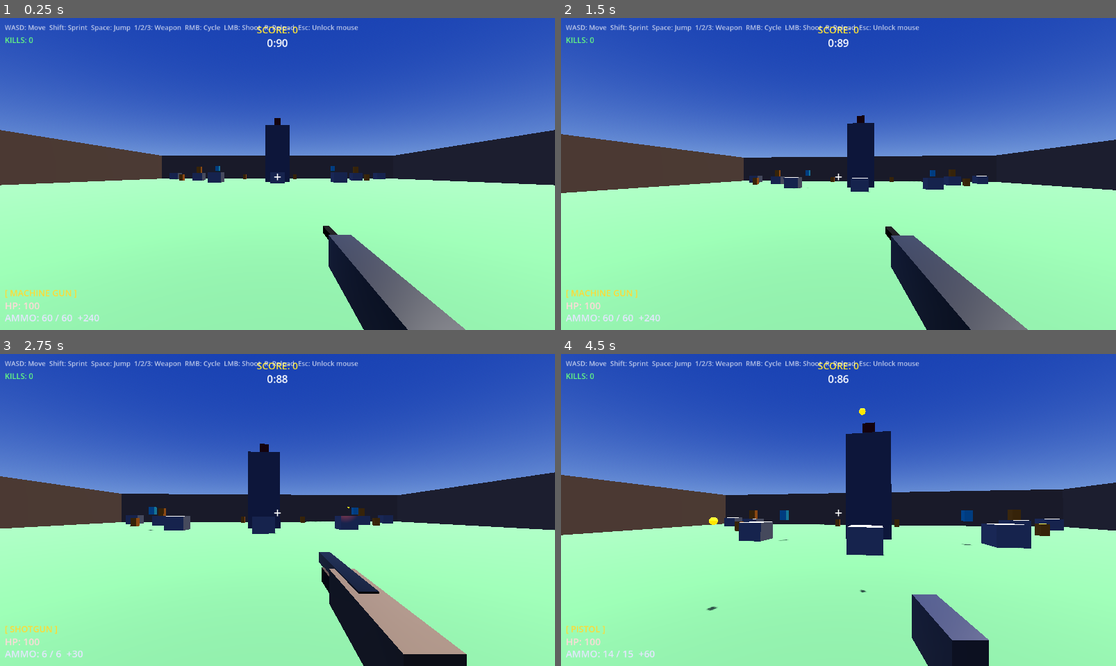
Above: before the commit, frames 1-4 (two rows, left to right).
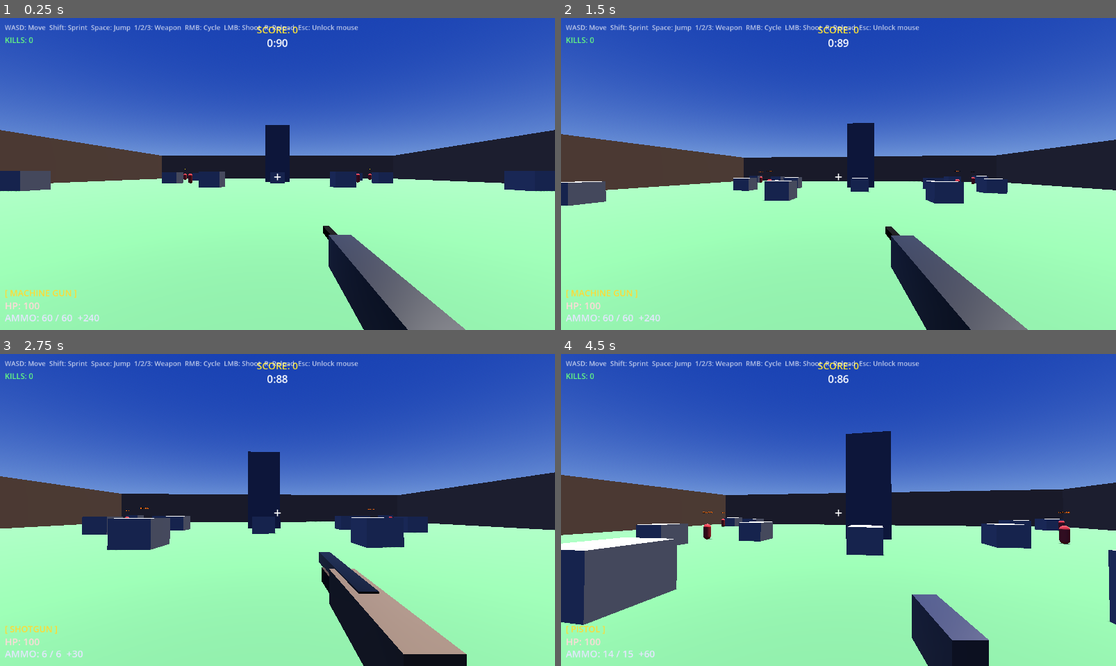
Above: after the commit, the same moments.

Repository: kukasaut0/godot-shooter
Game: Godot game, scene res://world.tscn
Same seed, same stepped clock (60 frames per second), same inputs: the game is played once before the commit and once after it.
Inputs (mouse positions are in pixels of both pictures, inside the frame that each line leads up to):
- Up to frame 1 (0.25 s): no input
- Up to frame 2 (1.5 s): tap Enter at 0.5 s; move the mouse to (866, 174) at 0.52 s; hold W from 0.53 s (still down); tap 1 at 0.6 s; click (866, 174) at 0.67 s; tap Space at 0.77 s; move the mouse to (810, 174) at 1.27 s; tap 2 at 1.35 s
- Up to frame 3 (2.75 s): keep holding W; tap Space at 1.52 s; move the mouse to (288, 503) at 2.02 s; tap 3 at 2.1 s
- Up to frame 4 (4.5 s): keep holding W; move the mouse to (832, 516) at 2.77 s; tap R at 2.85 s; click (832, 516) at 2.92 s; tap Space at 3.02, 3.77 s; move the mouse to (877, 513) at 3.52 s; hold Shift 3.53-4.28 s; move the mouse to (794, 506) at 4.27 s; tap 1 at 4.35 s

The runs differ from the first frame. In frame 1, 1.8% of the frame differs, in the area x 0-100%, y 32-56%; in frame 2, 1.9%; in frame 3, 2.6%; in frame 4, 6.3%, in the area x 0-100%, y 17-87%.

Commit message:
Refactor enemies into dedicated scene, expand cover blocks
- Extract enemy logic into enemy.gd + enemy.tscn (instanced scene)
- Replace Target1-10 inline nodes with Enemy1-5 instances in world.tscn
- Strip target.gd back to bare extends (logic moved to enemy.gd)
- Add player group membership in player._ready()
- Add 6 new cover blocks (Cover_H through Cover_M) to the arena

Co-Authored-By: Claude Sonnet 4.6 <noreply@anthropic.com>

Diff:
--- /dev/null
+++ b/enemy.gd
@@ -0,0 +1,272 @@
+extends CharacterBody3D
+
+enum State { HIDING, SPOTTED, SEEKING_COVER, IN_COVER }
+
+const SPOTTED_DURATION    := 0.7    # seconds of "!" before running
+const VIS_CHECK_INTERVAL  := 0.12   # LOS check rate (seconds)
+const MOVE_SPEED          := 4.5
+const COVER_REVAL_INTERVAL := 0.6   # how often to re-score cover candidates
+
+# Cover sampling: RINGS × SAMPLES_PER_RING candidate positions tested each search
+const COVER_RINGS         := 3
+const COVER_SAMPLES       := 16
+const COVER_MIN_RADIUS    := 2.5
+const COVER_MAX_RADIUS    := 12.0
+# How much we penalise candidates that are still close to the player
+const COVER_AWAY_WEIGHT   := 0.4
+
+var health     := 100
+var mesh_height := 1.7   # used by weapon_system for headshot detection
+
+var state           := State.HIDING
+var _spotted_timer  := 0.0
+var _vis_timer      := 0.0
+var _cover_timer    := 0.0
+var _cover_target   := Vector3.ZERO
+var _cover_found    := false
+
+var _player : CharacterBody3D
+var _camera : Camera3D
+var _label  : Label3D
+var _mesh   : MeshInstance3D
+var _base_mat : StandardMaterial3D
+var _flash_timer := 0.0
+const FLASH_DURATION := 0.15
+
+
+func _ready() -> void:
+	add_to_group("enemy")
+	_player = get_tree().get_first_node_in_group("player") as CharacterBody3D
+	if not _player:
+		push_warning("Enemy: could not find player node in group 'player'")
+		return
+	_camera = _player.get_node("Camera3D") as Camera3D
+
+	_mesh = get_node("MeshInstance3D") as MeshInstance3D
+	_base_mat = _mesh.get_active_material(0).duplicate() as StandardMaterial3D
+	_mesh.set_surface_override_material(0, _base_mat)
+
+	_label = Label3D.new()
+	_label.position      = Vector3(0, 2.1, 0)
+	_label.billboard     = BaseMaterial3D.BILLBOARD_ENABLED
+	_label.font_size     = 28
+	_label.outline_size  = 8
+	_label.outline_modulate = Color.BLACK
+	add_child(_label)
+	_update_label()
+
+
+func _physics_process(delta: float) -> void:
+	if not _player:
+		return
+
+	# Throttle timers
+	_vis_timer   += delta
+	_cover_timer += delta
+	var do_vis   := _vis_timer   >= VIS_CHECK_INTERVAL
+	var do_cover := _cover_timer >= COVER_REVAL_INTERVAL
+	if do_vis:   _vis_timer   = 0.0
+	if do_cover: _cover_timer = 0.0
+
+	# Gravity
+	if not is_on_floor():
+		velocity += get_gravity() * delta
+
+	match state:
+		State.HIDING:
+			velocity.x = 0.0
+			velocity.z = 0.0
+			if do_vis and _is_visible_to_player():
+				_enter_spotted()
+
+		State.SPOTTED:
+			velocity.x = 0.0
+			velocity.z = 0.0
+			_spotted_timer -= delta
+			if _spotted_timer <= 0.0:
+				_enter_seeking_cover()
+
+		State.SEEKING_COVER:
+			# Periodically re-evaluate the best cover spot
+			if do_cover:
+				_cover_found = _find_cover_position()
+
+			if _cover_found:
+				_move_toward(_cover_target, delta)
+			else:
+				# No cover found yet — back away from player while searching
+				_flee_from_player(delta)
+
+			# Check if we are now hidden
+			if do_vis and not _is_visible_to_player():
+				_enter_in_cover()
+
+		State.IN_COVER:
+			velocity.x = 0.0
+			velocity.z = 0.0
+			if do_vis and _is_visible_to_player():
+				_enter_spotted()
+
+	move_and_slide()
+
+	if _flash_timer > 0.0:
+		_flash_timer -= delta
+		if _flash_timer <= 0.0:
+			_base_mat.albedo_color = Color(0.85, 0.2, 0.2)
+
+
+# ── State transitions ──────────────────────────────────────────────────────────
+
+func _enter_spotted() -> void:
+	state          = State.SPOTTED
+	_spotted_timer = SPOTTED_DURATION
+	_update_label()
+
+
+func _enter_seeking_cover() -> void:
+	state        = State.SEEKING_COVER
+	_cover_found = false
+	_cover_timer = COVER_REVAL_INTERVAL  # trigger search immediately next frame
+	_update_label()
+
+
+func _enter_in_cover() -> void:
+	state = State.IN_COVER
+	velocity.x = 0.0
+	velocity.z = 0.0
+	_update_label()
+
+
+# ── Cover search ───────────────────────────────────────────────────────────────
+#
+# Samples candidate positions in rings around the enemy.  A candidate is valid
+# cover if a ray from that position (at head height) to the player is blocked by
+# world geometry.  Among valid candidates the one with the best score wins:
+#
+#   score = candidate_dist_from_player * COVER_AWAY_WEIGHT
+#           - candidate_dist_from_enemy          (penalise long walks)
+#
+# This naturally steers the enemy away from the player and behind obstacles.
+
+func _find_cover_position() -> bool:
+	var space      := get_world_3d().direct_space_state
+	var player_eye := _player.global_position + Vector3(0.0, 0.9, 0.0)
+	var my_pos     := global_position
+
+	var best_score  := -INF
+	var best_pos    := Vector3.ZERO
+	var found       := false
+
+	for ring in range(COVER_RINGS):
+		var t      : float = float(ring) / max(COVER_RINGS - 1, 1)
+		var radius := lerpf(COVER_MIN_RADIUS, COVER_MAX_RADIUS, t)
+
+		for i in range(COVER_SAMPLES):
+			var angle     := TAU * i / COVER_SAMPLES
+			var candidate := my_pos + Vector3(cos(angle) * radius, 0.0, sin(angle) * radius)
+
+			# Keep candidate on the floor surface by dropping it slightly
+			var ray_down := PhysicsRayQueryParameters3D.create(
+				candidate + Vector3(0.0, 2.0, 0.0),
+				candidate + Vector3(0.0, -4.0, 0.0)
+			)
+			ray_down.exclude = [self]
+			var floor_hit := space.intersect_ray(ray_down)
+			if floor_hit.is_empty():
+				continue  # no floor under this sample, skip
+			candidate.y = floor_hit.position.y
+
+			# Test LOS: candidate head → player eye
+			var head := candidate + Vector3(0.0, 0.9, 0.0)
+			var los   := PhysicsRayQueryParameters3D.create(head, player_eye)
+			los.exclude = [self, _player]
+			var hit := space.intersect_ray(los)
+
+			if hit.is_empty():
+				continue  # player can see that spot — not cover
+
+			# Score: reward distance from player, penalise distance from self
+			var dist_to_player := candidate.distance_to(_player.global_position)
+			var dist_to_self   := candidate.distance_to(my_pos)
+			var score          := dist_to_player * COVER_AWAY_WEIGHT - dist_to_self
+
+			if score > best_score:
+				best_score = score
+				best_pos   = candidate
+				found      = true
+
+	if found:
+		_cover_target = best_pos
+	return found
+
+
+# ── Movement helpers ───────────────────────────────────────────────────────────
+
+func _move_toward(target: Vector3, _delta: float) -> void:
+	var diff := target - global_position
+	diff.y   = 0.0
+	if diff.length_squared() < 0.25:  # close enough — stop drifting
+		velocity.x = 0.0
+		velocity.z = 0.0
+		return
+	var dir  := diff.normalized()
+	velocity.x = dir.x * MOVE_SPEED
+	velocity.z = dir.z * MOVE_SPEED
+
+
+func _flee_from_player(_delta: float) -> void:
+	var away := (global_position - _player.global_position)
+	away.y   = 0.0
+	if away.length_squared() < 0.001:
+		return
+	var dir  := away.normalized()
+	velocity.x = dir.x * MOVE_SPEED
+	velocity.z = dir.z * MOVE_SPEED
+
+
+# ── Visibility check ───────────────────────────────────────────────────────────
+
+func _is_visible_to_player() -> bool:
+	var head := global_position + Vector3(0.0, 0.9, 0.0)
+	if not _camera.is_position_in_frustum(head):
+		return false
+	var space := get_world_3d().direct_space_state
+	var query := PhysicsRayQueryParameters3D.create(head, _camera.global_position)
+	query.exclude = [self]
+	var result := space.intersect_ray(query)
+	return result.is_empty() or result.collider == _player
+
+
+# ── HUD label ──────────────────────────────────────────────────────────────────
+
+func _update_label() -> void:
+	match state:
+		State.HIDING:
+			_label.text     = "HIDING"
+			_label.modulate = Color(0.6, 0.7, 1.0)
+			_label.font_size = 28
+		State.SPOTTED:
+			_label.text     = "!"
+			_label.modulate = Color(1.0, 0.9, 0.1)
+			_label.font_size = 52
+		State.SEEKING_COVER:
+			_label.text     = "SEEKING COVER"
+			_label.modulate = Color(1.0, 0.45, 0.1)
+			_label.font_size = 28
+		State.IN_COVER:
+			_label.text     = "IN COVER"
+			_label.modulate = Color(0.2, 1.0, 0.35)
+			_label.font_size = 28
+
+
+func take_damage(amount: int, _is_headshot: bool = false) -> bool:
+	health -= amount
+	_base_mat.albedo_color = Color(1.0, 1.0, 1.0)
+	_flash_timer = FLASH_DURATION
+	if health <= 0:
+		queue_free()
+		return true
+	# Getting hit always triggers ! → seek cover (unless already doing so)
+	if state == State.HIDING or state == State.IN_COVER:
+		_enter_spotted()
+	return false
--- /dev/null
+++ b/enemy.tscn
@@ -0,0 +1,26 @@
+[gd_scene format=3 uid="uid://fps001enemy"]
+
+[ext_resource type="Script" uid="uid://fps001enemysc" path="res://enemy.gd" id="1_enemy"]
+
+[sub_resource type="CapsuleShape3D" id="CapsuleShape3D_enemy"]
+radius = 0.35
+height = 1.7
+
+[sub_resource type="CapsuleMesh" id="CapsuleMesh_enemy"]
+radius = 0.35
+height = 1.7
+
+[sub_resource type="StandardMaterial3D" id="Material_enemy"]
+albedo_color = Color(0.85, 0.2, 0.2, 1)
+
+[node name="Enemy" type="CharacterBody3D"]
+collision_layer = 5
+collision_mask = 5
+script = ExtResource("1_enemy")
+
+[node name="CollisionShape3D" type="CollisionShape3D" parent="."]
+shape = SubResource("CapsuleShape3D_enemy")
+
+[node name="MeshInstance3D" type="MeshInstance3D" parent="."]
+mesh = SubResource("CapsuleMesh_enemy")
+surface_material_override/0 = SubResource("Material_enemy")
--- a/player.gd
+++ b/player.gd
@@ -38,6 +38,7 @@
 var weapon: Node       # weapon_system.gd
 
 func _ready() -> void:
+	add_to_group("player")
 	Input.set_mouse_mode(Input.MOUSE_MODE_CAPTURED)
 	camera.fov = BASE_FOV
 
--- a/target.gd
+++ b/target.gd
@@ -1,243 +1 @@
 extends StaticBody3D
-
-const TYPE_STANDARD := 0
-const TYPE_HEAVY    := 1
-const TYPE_RUNNER   := 2
-
-var enemy_type: int = TYPE_STANDARD
-var mesh_height: float = 1.5
-var _max_health: int = 100
-var health: int = 100
-var _base_color: Color = Color(1.0, 0.5, 0.0)
-var _base_material: StandardMaterial3D = null
-var _flash_material: StandardMaterial3D = null
-var _warn_material: StandardMaterial3D = null
-
-@onready var mesh_instance: MeshInstance3D = $MeshInstance3D
-
-var _origin: Vector3
-var _move_time: float = 0.0
-var move_speed: float = 0.0
-var move_range: float = 2.5
-
-var _player: CharacterBody3D = null
-var _fire_timer: float = 0.0
-var _fire_range: float = 35.0
-var _fire_min: float = 1.75
-var _fire_max: float = 3.5
-const WARN_DURATION := 0.5
-var _warn_phase := false
-
-func _ready() -> void:
-	_origin = global_position
-	var rng := RandomNumberGenerator.new()
-	rng.seed = hash(global_position)
-
-	# Detect enemy type from node name
-	if name == "Target10":
-		enemy_type = TYPE_HEAVY
-	elif name in ["Target3", "Target4"]:
-		enemy_type = TYPE_RUNNER
-
-	match enemy_type:
-		TYPE_STANDARD:
-			health = 100
-			mesh_height = 1.5
-			_base_color = Color(1.0, 0.5, 0.0)
-			_fire_min = 1.75
-			_fire_max = 3.5
-			if rng.randf() > 0.4:
-				move_speed = rng.randf_range(0.5, 1.5)
-				_move_time = rng.randf() * TAU
-		TYPE_HEAVY:
-			health = 250
-			mesh_height = 2.2
-			_base_color = Color(0.45, 0.08, 0.08)
-			_fire_min = 1.2
-			_fire_max = 2.0
-			_fire_range = 50.0
-			move_speed = 0.0
-			var heavy_mesh := BoxMesh.new()
-			heavy_mesh.size = Vector3(1.5, 2.2, 1.5)
-			mesh_instance.mesh = heavy_mesh
-		TYPE_RUNNER:
-			health = 50
-			mesh_height = 1.0
-			_base_color = Color(0.1, 0.8, 0.9)
-			_fire_min = 1.0
-			_fire_max = 2.0
-			move_range = 3.5
-			var runner_mesh := BoxMesh.new()
-			runner_mesh.size = Vector3(0.7, 1.0, 0.7)
-			mesh_instance.mesh = runner_mesh
-			if rng.randf() > 0.2:
-				move_speed = rng.randf_range(1.5, 2.8)
-				_move_time = rng.randf() * TAU
-
-	_max_health = health
-	_base_material = StandardMaterial3D.new()
-	_base_material.albedo_color = _base_color
-	mesh_instance.material_override = _base_material
-
-	_flash_material = StandardMaterial3D.new()
-	_flash_material.albedo_color = Color.RED
-
-	_warn_material = StandardMaterial3D.new()
-	_warn_material.albedo_color = Color(1.0, 0.4, 0.0)
-	_warn_material.emission_enabled = true
-	_warn_material.emission = Color(1.0, 0.3, 0.0)
-	_warn_material.emission_energy_multiplier = 4.0
-
-	_player = get_tree().current_scene.get_node_or_null("Player")
-	_fire_timer = randf_range(1.5, 4.0)
-
-func _process(delta: float) -> void:
-	if move_speed > 0.0 and mesh_instance.visible:
-		_move_time += delta * move_speed
-		global_position.x = _origin.x + sin(_move_time) * move_range
-
-	if not mesh_instance.visible or not is_instance_valid(_player):
-		return
-
-	_fire_timer -= delta
-	if _fire_timer <= 0.0:
-		if _warn_phase:
-			_warn_phase = false
-			_do_fire()
-			_fire_timer = randf_range(_fire_min, _fire_max)
-		else:
-			var dist := global_position.distance_to(_player.global_position)
-			if dist <= _fire_range:
-				_warn_phase = true
-				_fire_timer = WARN_DURATION
-				_show_warning()
-			else:
-				_fire_timer = randf_range(_fire_min, _fire_max)
-
-func take_damage(amount: int, is_headshot: bool = false) -> bool:
-	health -= amount
-	_show_damage(amount, is_headshot)
-	if is_headshot:
-		Sound.play(Sound.hit_headshot, global_position)
-	else:
-		Sound.play(Sound.hit_enemy, global_position)
-	if health <= 0:
-		_die()
-		return true
-	_flash()
-	return false
-
-func _die() -> void:
-	mesh_instance.visible = false
-	_warn_phase = false
-	_fire_timer = randf_range(_fire_min, _fire_max)
-	for child in get_children():
-		if child is CollisionShape3D:
-			child.disabled = true
-
-	Sound.play(Sound.death_enemy, global_position)
-
-	# Death flash light
-	var flash := OmniLight3D.new()
-	flash.light_color = _base_color
-	flash.light_energy = 12.0
-	flash.omni_range = 5.0
-	get_tree().current_scene.add_child(flash)
-	flash.global_position = global_position
-	var ft := flash.create_tween()
-	ft.tween_property(flash, "light_energy", 0.0, 0.25)
-	ft.finished.connect(flash.queue_free)
-
-	# Debris
-	var rng := RandomNumberGenerator.new()
-	rng.randomize()
-	for i in 5:
-		var rb := RigidBody3D.new()
-		var dm := MeshInstance3D.new()
-		var dbox := BoxMesh.new()
-		var ds := rng.randf_range(0.2, 0.35)
-		dbox.size = Vector3(ds, ds, ds)
-		dm.mesh = dbox
-		var dmat := StandardMaterial3D.new()
-		dmat.albedo_color = _base_color
-		dm.material_override = dmat
-		rb.add_child(dm)
-		var col := CollisionShape3D.new()
-		var shape := BoxShape3D.new()
-		shape.size = Vector3(ds, ds, ds)
-		col.shape = shape
-		rb.add_child(col)
-		get_tree().current_scene.add_child(rb)
-		rb.global_position = global_position + Vector3(
-			rng.randf_range(-0.3, 0.3), 0.2, rng.randf_range(-0.3, 0.3)
-		)
-		var impulse := Vector3(
-			rng.randf_range(-1.0, 1.0),
-			rng.randf_range(1.5, 3.0),
-			rng.randf_range(-1.0, 1.0)
-		).normalized() * 4.0
-		rb.apply_central_impulse(impulse)
-		get_tree().create_timer(1.5).timeout.connect(func(): if is_instance_valid(rb): rb.queue_free())
-
-	await get_tree().create_timer(3.0).timeout
-	if is_instance_valid(self):
-		_respawn()
-
-func _respawn() -> void:
-	health = _max_health
-	mesh_instance.visible = true
-	mesh_instance.material_override = _base_material
-	global_position = _origin
-	for child in get_children():
-		if child is CollisionShape3D:
-			child.disabled = false
-
-func _show_warning() -> void:
-	mesh_instance.material_override = _warn_material
-
-func _do_fire() -> void:
-	if mesh_instance.visible:
-		mesh_instance.material_override = _base_material
-
-	if not is_instance_valid(_player):
-		return
-
-	var dist := global_position.distance_to(_player.global_position)
-	if dist > _fire_range:
-		return
-
-	Sound.play(Sound.enemy_fire, global_position)
-
-	var spawn := global_position + Vector3(0, 0.5, 0)
-	var aim := (_player.global_position + Vector3(0, 0.5, 0) - spawn).normalized()
-
-	var projectile = load("res://projectile.gd").new()
-	projectile.direction = aim
-	get_tree().current_scene.add_child(projectile)
-	projectile.global_position = spawn
-
-func _show_damage(amount: int, is_headshot: bool = false) -> void:
-	var label := Label3D.new()
-	if is_headshot:
-		label.text = "HEADSHOT\n%d" % amount
-		label.font_size = 96
-		label.modulate = Color.WHITE
-	else:
-		label.text = str(amount)
-		label.font_size = 72
-		label.modulate = Color(1.0, 0.9, 0.1)
-	label.billboard = BaseMaterial3D.BILLBOARD_ENABLED
-	label.no_depth_test = true
-	label.position = global_position + Vector3(randf_range(-0.35, 0.35), 0.9, randf_range(-0.2, 0.2))
-	get_tree().current_scene.add_child(label)
-	var tween := label.create_tween()
-	tween.set_parallel()
-	tween.tween_property(label, "position:y", label.position.y + 1.6, 0.7)
-	tween.tween_property(label, "modulate:a", 0.0, 0.7)
-	tween.finished.connect(label.queue_free)
-
-func _flash() -> void:
-	mesh_instance.material_override = _flash_material
-	await get_tree().create_timer(0.15).timeout
-	if is_instance_valid(self) and mesh_instance.visible:
-		mesh_instance.material_override = _base_material
--- a/world.tscn
+++ b/world.tscn
@@ -1,7 +1,7 @@
 [gd_scene format=3 uid="uid://fps001world"]
 
 [ext_resource type="Script" uid="uid://fps001player" path="res://player.gd" id="1_player"]
-[ext_resource type="Script" uid="uid://fps001target" path="res://target.gd" id="2_target"]
+[ext_resource type="PackedScene" uid="uid://fps001enemy" path="res://enemy.tscn" id="2_enemy"]
 
 [sub_resource type="CapsuleShape3D" id="CapsuleShape3D_player"]
 radius = 0.4
@@ -16,14 +16,6 @@
 [sub_resource type="StandardMaterial3D" id="Material_floor"]
 albedo_color = Color(0.3, 0.5, 0.3, 1)
 
-[sub_resource type="BoxMesh" id="BoxMesh_target"]
-size = Vector3(1.0, 1.5, 1.0)
-
-[sub_resource type="BoxShape3D" id="BoxShape3D_target"]
-size = Vector3(1.0, 1.5, 1.0)
-
-[sub_resource type="StandardMaterial3D" id="Material_target"]
-albedo_color = Color(1.0, 0.5, 0.0, 1)
 
 [sub_resource type="BoxMesh" id="BoxMesh_wall"]
 size = Vector3(80.0, 8.0, 0.5)
@@ -227,112 +219,77 @@
 [node name="CollisionShape3D" type="CollisionShape3D" parent="Cover_G"]
 shape = SubResource("BoxShape3D_cover")
 
-[node name="Target1" type="StaticBody3D" parent="."]
-position = Vector3(-22, 0.85, -20)
-script = ExtResource("2_target")
-
-[node name="MeshInstance3D" type="MeshInstance3D" parent="Target1"]
-mesh = SubResource("BoxMesh_target")
-surface_material_override/0 = SubResource("Material_target")
-
-[node name="CollisionShape3D" type="CollisionShape3D" parent="Target1"]
-shape = SubResource("BoxShape3D_target")
-
-[node name="Target2" type="StaticBody3D" parent="."]
-position = Vector3(22, 0.85, -20)
-script = ExtResource("2_target")
-
-[node name="MeshInstance3D" type="MeshInstance3D" parent="Target2"]
-mesh = SubResource("BoxMesh_target")
-surface_material_override/0 = SubResource("Material_target")
-
-[node name="CollisionShape3D" type="CollisionShape3D" parent="Target2"]
-shape = SubResource("BoxShape3D_target")
-
-[node name="Target3" type="StaticBody3D" parent="."]
-position = Vector3(-12, 2.75, -10)
-script = ExtResource("2_target")
-
-[node name="MeshInstance3D" type="MeshInstance3D" parent="Target3"]
-mesh = SubResource("BoxMesh_target")
-surface_material_override/0 = SubResource("Material_target")
-
-[node name="CollisionShape3D" type="CollisionShape3D" parent="Target3"]
-shape = SubResource("BoxShape3D_target")
-
-[node name="Target4" type="StaticBody3D" parent="."]
-position = Vector3(12, 2.75, -10)
-script = ExtResource("2_target")
-
-[node name="MeshInstance3D" type="MeshInstance3D" parent="Target4"]
-mesh = SubResource("BoxMesh_target")
-surface_material_override/0 = SubResource("Material_target")
-
-[node name="CollisionShape3D" type="CollisionShape3D" parent="Target4"]
-shape = SubResource("BoxShape3D_target")
-
-[node name="Target5" type="StaticBody3D" parent="."]
-position = Vector3(0, 0.85, -28)
-script = ExtResource("2_target")
-
-[node name="MeshInstance3D" type="MeshInstance3D" parent="Target5"]
-mesh = SubResource("BoxMesh_target")
-surface_material_override/0 = SubResource("Material_target")
-
-[node name="CollisionShape3D" type="CollisionShape3D" parent="Target5"]
-shape = SubResource("BoxShape3D_target")
-
-[node name="Target6" type="StaticBody3D" parent="."]
-position = Vector3(-20, 2.75, -22)
-script = ExtResource("2_target")
-
-[node name="MeshInstance3D" type="MeshInstance3D" parent="Target6"]
-mesh = SubResource("BoxMesh_target")
-surface_material_override/0 = SubResource("Material_target")
-
-[node name="CollisionShape3D" type="CollisionShape3D" parent="Target6"]
-shape = SubResource("BoxShape3D_target")
-
-[node name="Target7" type="StaticBody3D" parent="."]
-position = Vector3(20, 2.75, -22)
-script = ExtResource("2_target")
-
-[node name="MeshInstance3D" type="MeshInstance3D" parent="Target7"]
-mesh = SubResource("BoxMesh_target")
-surface_material_override/0 = SubResource("Material_target")
-
-[node name="CollisionShape3D" type="CollisionShape3D" parent="Target7"]
-shape = SubResource("BoxShape3D_target")
-
-[node name="Target8" type="StaticBody3D" parent="."]
-position = Vector3(-8, 0.85, -35)
-script = ExtResource("2_target")
-
-[node name="MeshInstance3D" type="MeshInstance3D" parent="Target8"]
-mesh = SubResource("BoxMesh_target")
-surface_material_override/0 = SubResource("Material_target")
-
-[node name="CollisionShape3D" type="CollisionShape3D" parent="Target8"]
-shape = SubResource("BoxShape3D_target")
-
-[node name="Target9" type="StaticBody3D" parent="."]
-position = Vector3(8, 0.85, -35)
-script = ExtResource("2_target")
-
-[node name="MeshInstance3D" type="MeshInstance3D" parent="Target9"]
-mesh = SubResource("BoxMesh_target")
-surface_material_override/0 = SubResource("Material_target")
-
-[node name="CollisionShape3D" type="CollisionShape3D" parent="Target9"]
-shape = SubResource("BoxShape3D_target")
-
-[node name="Target10" type="StaticBody3D" parent="."]
-position = Vector3(0, 12.75, -15)
-script = ExtResource("2_target")
-
-[node name="MeshInstance3D" type="MeshInstance3D" parent="Target10"]
-mesh = SubResource("BoxMesh_target")
-surface_material_override/0 = SubResource("Material_target")
-
-[node name="CollisionShape3D" type="CollisionShape3D" parent="Target10"]
-shape = SubResource("BoxShape3D_target")
+[node name="Cover_H" type="StaticBody3D" parent="."]
+position = Vector3(-25, 1.0, 10)
+
+[node name="MeshInstance3D" type="MeshInstance3D" parent="Cover_H"]
+mesh = SubResource("BoxMesh_cover")
+surface_material_override/0 = SubResource("Material_cover")
+
+[node name="CollisionShape3D" type="CollisionShape3D" parent="Cover_H"]
+shape = SubResource("BoxShape3D_cover")
+
+[node name="Cover_I" type="StaticBody3D" parent="."]
+position = Vector3(25, 1.0, 10)
+
+[node name="MeshInstance3D" type="MeshInstance3D" parent="Cover_I"]
+mesh = SubResource("BoxMesh_cover")
+surface_material_override/0 = SubResource("Material_cover")
+
+[node name="CollisionShape3D" type="CollisionShape3D" parent="Cover_I"]
+shape = SubResource("BoxShape3D_cover")
+
+[node name="Cover_J" type="StaticBody3D" parent="."]
+position = Vector3(-8, 1.0, 5)
+
+[node name="MeshInstance3D" type="MeshInstance3D" parent="Cover_J"]
+mesh = SubResource("BoxMesh_cover")
+surface_material_override/0 = SubResource("Material_cover")
+
+[node name="CollisionShape3D" type="CollisionShape3D" parent="Cover_J"]
+shape = SubResource("BoxShape3D_cover")
+
+[node name="Cover_K" type="StaticBody3D" parent="."]
+position = Vector3(8, 1.0, 5)
+
+[node name="MeshInstance3D" type="MeshInstance3D" parent="Cover_K"]
+mesh = SubResource("BoxMesh_cover")
+surface_material_override/0 = SubResource("Material_cover")
+
+[node name="CollisionShape3D" type="CollisionShape3D" parent="Cover_K"]
+shape = SubResource("BoxShape3D_cover")
+
+[node name="Cover_L" type="StaticBody3D" parent="."]
+position = Vector3(-18, 1.0, -5)
+
+[node name="MeshInstance3D" type="MeshInstance3D" parent="Cover_L"]
+mesh = SubResource("BoxMesh_cover")
+surface_material_override/0 = SubResource("Material_cover")
+
+[node name="CollisionShape3D" type="CollisionShape3D" parent="Cover_L"]
+shape = SubResource("BoxShape3D_cover")
+
+[node name="Cover_M" type="StaticBody3D" parent="."]
+position = Vector3(18, 1.0, -5)
+
+[node name="MeshInstance3D" type="MeshInstance3D" parent="Cover_M"]
+mesh = SubResource("BoxMesh_cover")
+surface_material_override/0 = SubResource("Material_cover")
+
+[node name="CollisionShape3D" type="CollisionShape3D" parent="Cover_M"]
+shape = SubResource("BoxShape3D_cover")
+
+[node name="Enemy1" parent="." instance=ExtResource("2_enemy")]
+position = Vector3(-15, 1.0, -5)
+
+[node name="Enemy2" parent="." instance=ExtResource("2_enemy")]
+position = Vector3(15, 1.0, -8)
+
+[node name="Enemy3" parent="." instance=ExtResource("2_enemy")]
+position = Vector3(0, 1.0, -20)
+
+[node name="Enemy4" parent="." instance=ExtResource("2_enemy")]
+position = Vector3(-25, 1.0, -25)
+
+[node name="Enemy5" parent="." instance=ExtResource("2_enemy")]
+position = Vector3(25, 1.0, -25)
Not shown, added: enemy.gd.uid
